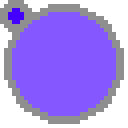
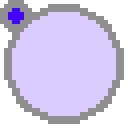
Layers edited between the first and the second (128, 128) image:
"Layer 2": opacity 100% → 20%, painted on it over left=12, top=12, right=116, bottom=116
